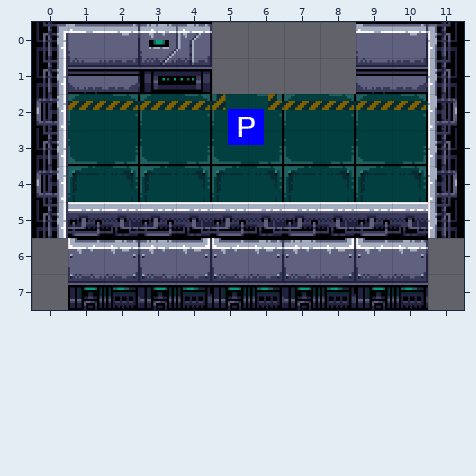
Tiled map: game_main/worlds/world1.tmx. The picture above is the old version.
Cells are 64x64 px. Shown: x 0..11, y 0..7.
New version:
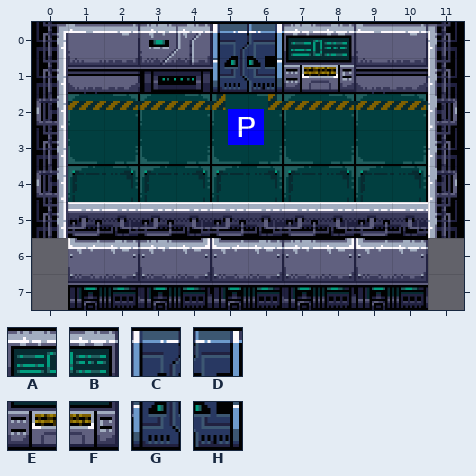
Key: from "Lab": A 23 "terminal:-1:0", B 24 "h1", C 29 "door:-1:0", D 30 "h1", E 44 "h0", F 45 "h0", G 50 "h0", H 51 "h0".
_ is an empty cell, . an unchanged one.
Objects are placed by their top-left corner, in cells (3,4 is the top-left corner of cell 3,4); size is 1x1 cell unless given.
Tiles of an added or newly shown layer are drawn over the layers below it.
The edit:
--- layer "construction_visual" (added)
@@ x 5..8 @@
-0 ____
-1 ____
+0 CDAB
+1 GHEF
--- layer "entitees"
+A "terminal" at 7,0
+C "door" at 5,0
Boxes around the changes in both pictures, in picture pixels (x1, y1, x2, y2):
added: (212, 22, 356, 94)
